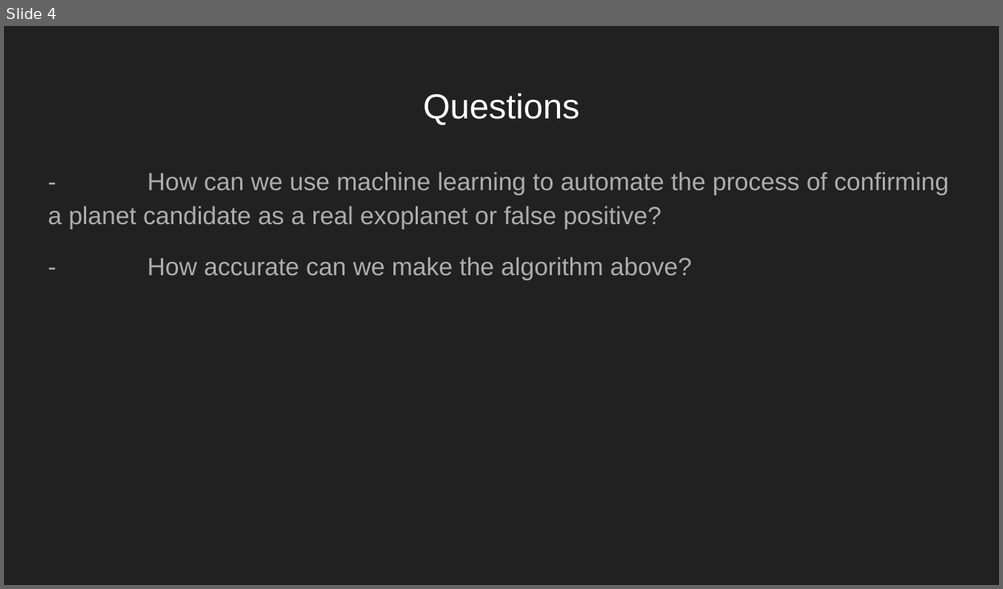
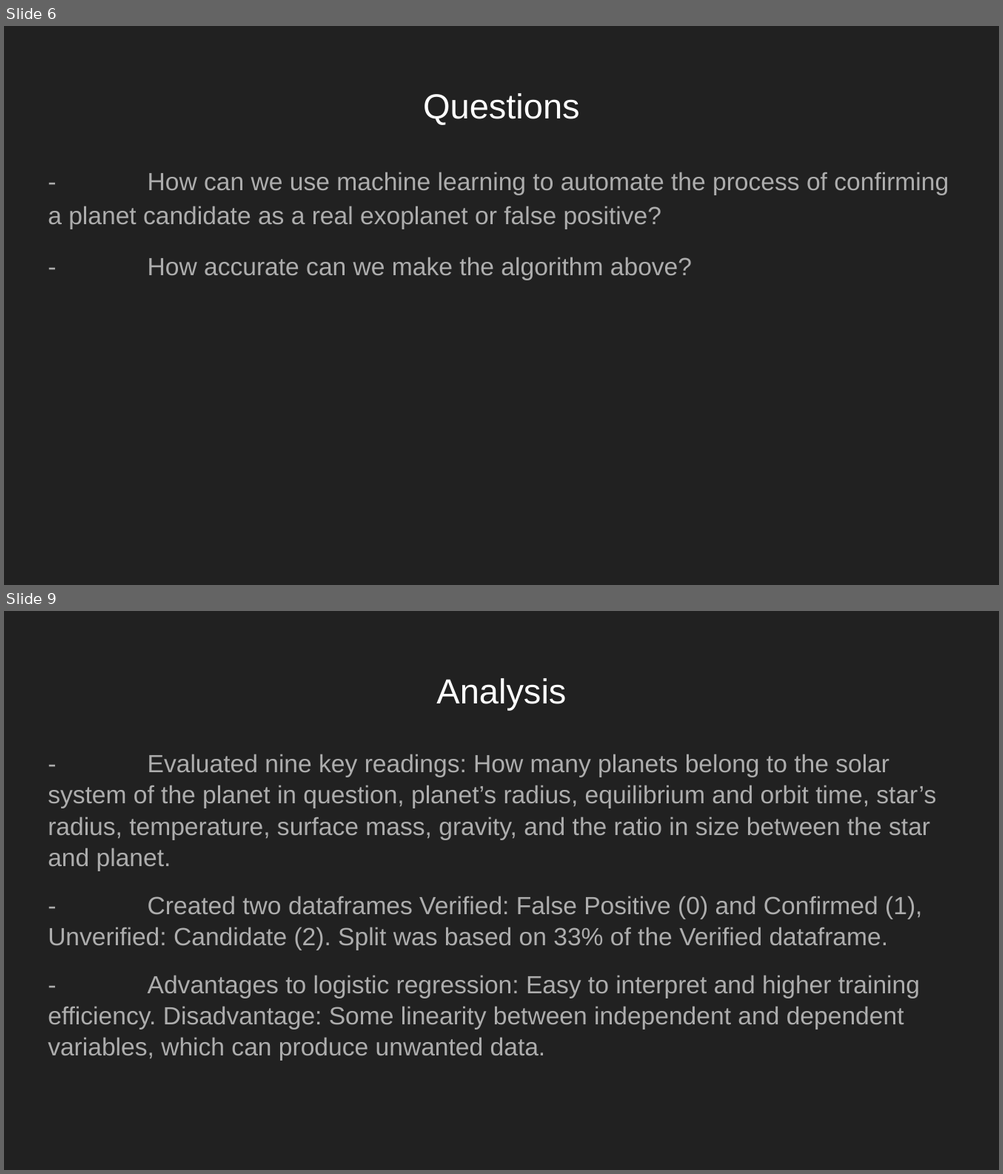
Before and after one commit to psidhu42/Group-3-NASA-Exoplanets, a slide deck: resources/powerpoints/NASAExoplanets (1).pptx. Shown one above the other, each under a label of ours: slide 4 before the commit, slides 6 and 9 after it; the slides between them are not shown. The pictures are 1003x589 and 1003x1174 pixels, drawn with LibreOffice and Linux fonts; fonts in the diff are those of the drawing. Boxes give left, top, right and bottom in pixels: in the first picture for what was removed or moved away, otherwise in the second. Text is boxed around its words. In the diff, an @@ line names an element or a change of style, - is before the commit and + after.

```diff
--- a/resources/powerpoints/NASAExoplanets (1).pptx
+++ b/resources/powerpoints/NASAExoplanets (1).pptx
@@ slide 9 added at [4,611,999,1170], background #212121 @@
@@ title added at [436,678,566,710], 25.2 pt, text #FFFFFF @@
+Analysis
@@ text added at [48,754,936,1060], 18 pt, text #ADADAD @@
+- Evaluated nine key readings: How many planets belong to the solar system of the planet in question, planet’s radius, equilibrium and orbit time, star’s radius, temperature, surface mass, gravity, and the ratio in size between the star and planet.
+- Created two dataframes Verified: False Positive (0) and Confirmed (1), Unverified: Candidate (2). Split was based on 33% of the Verified dataframe.
+- Advantages to logistic regression: Easy to interpret and higher training efficiency. Disadvantage: Some linearity between independent and dependent variables, which can produce unwanted data.
@@ what was slide 4 is now slide 6 @@
```
Also in this commit, not shown: 3 slides changed, 4 other slides added, 1 slide removed.
